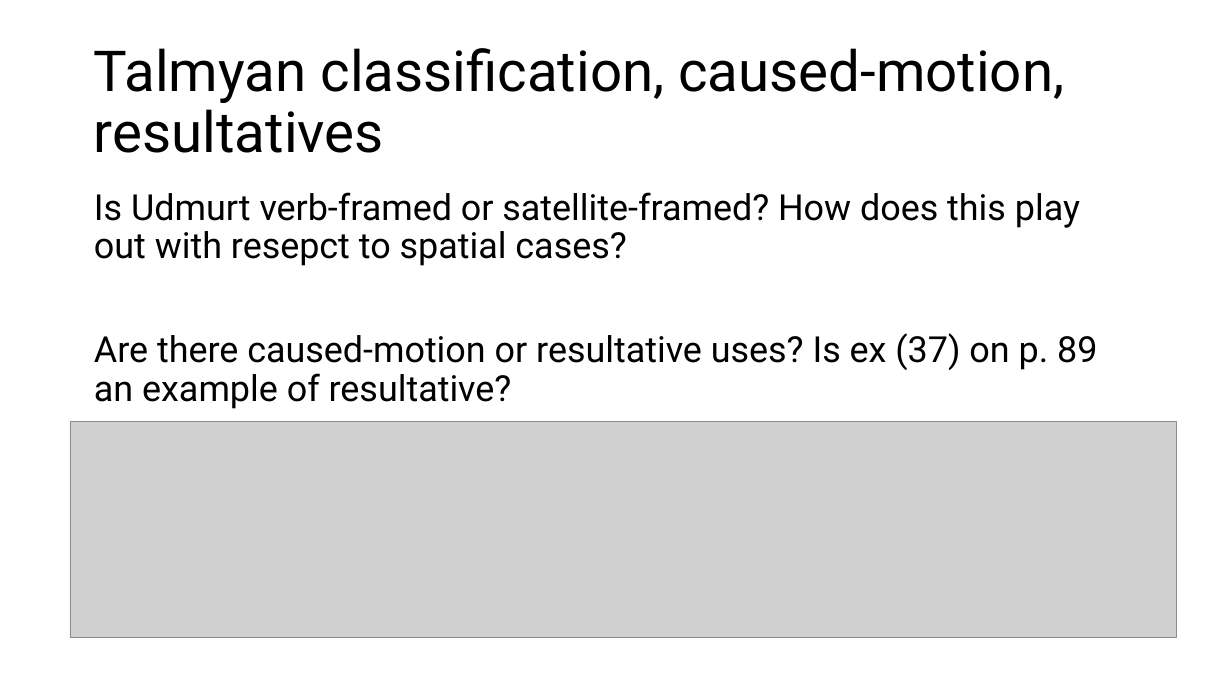
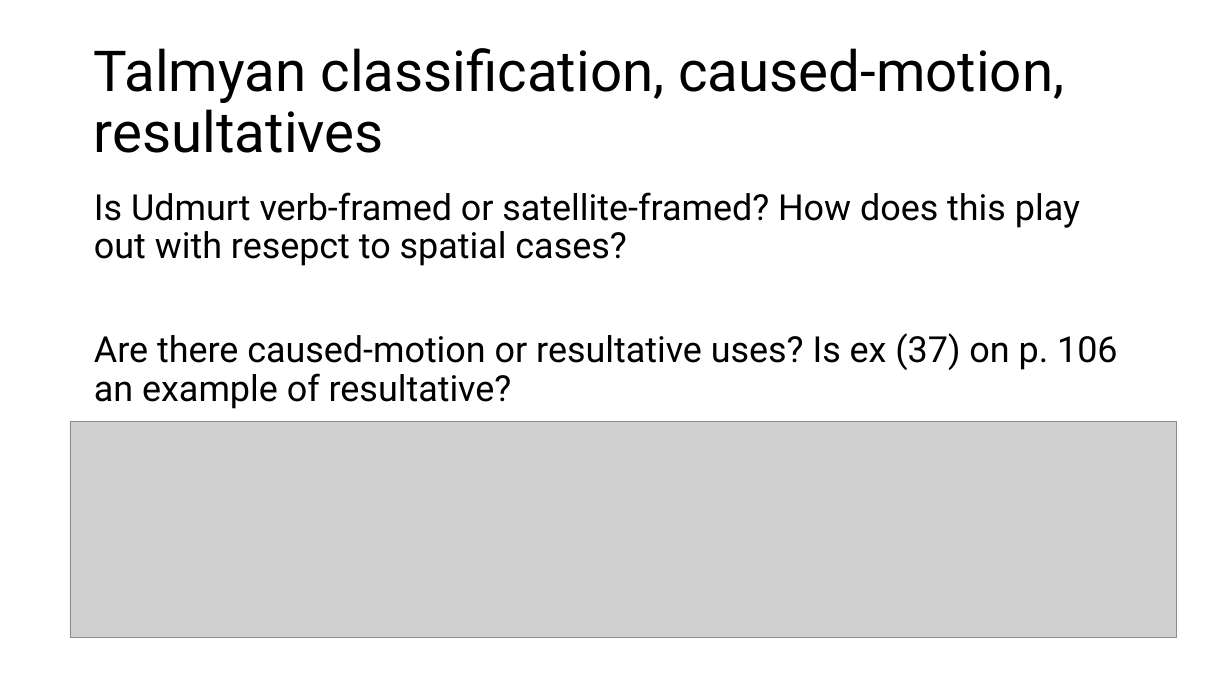
Before and after one commit to lajanda/lajanda.github.io, a slide deck: slide 18 of conference presentations/Defense_Erkkila.pptx (slide 16 before the commit). Drawn at 1232x693 pixels with LibreOffice and Linux fonts; fonts in the diff are those of the drawing; grey boxes stand for pictures. Boxes give left, top, right and bottom in pixels: in the first picture for what was removed or moved away, otherwise in the second. Text is boxed around its words. In the diff, an @@ line names an element or a change of style, - is before the commit and + after.

```diff
--- a/conference presentations/Defense_Erkkila.pptx
+++ b/conference presentations/Defense_Erkkila.pptx
@@ text at (x1=94, y1=333, x2=1118, y2=409): text changed @@
-Are there caused-motion or resultative uses? Is ex (37) on p. 89 an example of resultative?
+Are there caused-motion or resultative uses? Is ex (37) on p. 106 an example of resultative?
```
Also in this commit, not shown: 17 other slides changed, 6 slides added, 1 slide removed, 1 other file.
